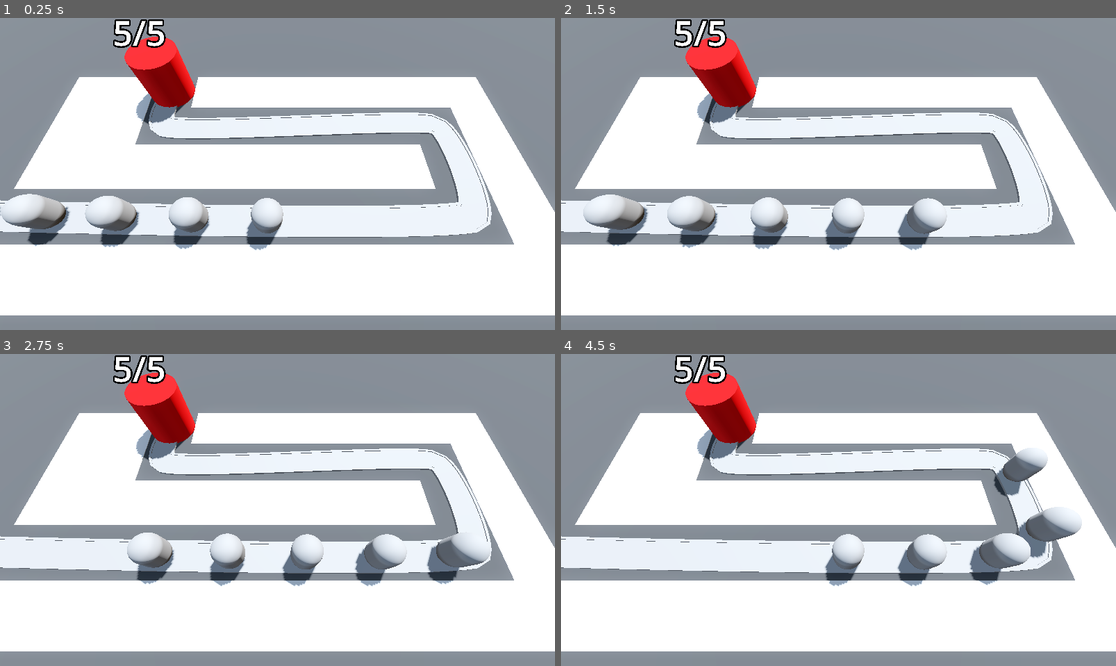
Above: before the commit, frames 1-4 (two rows, left to right).
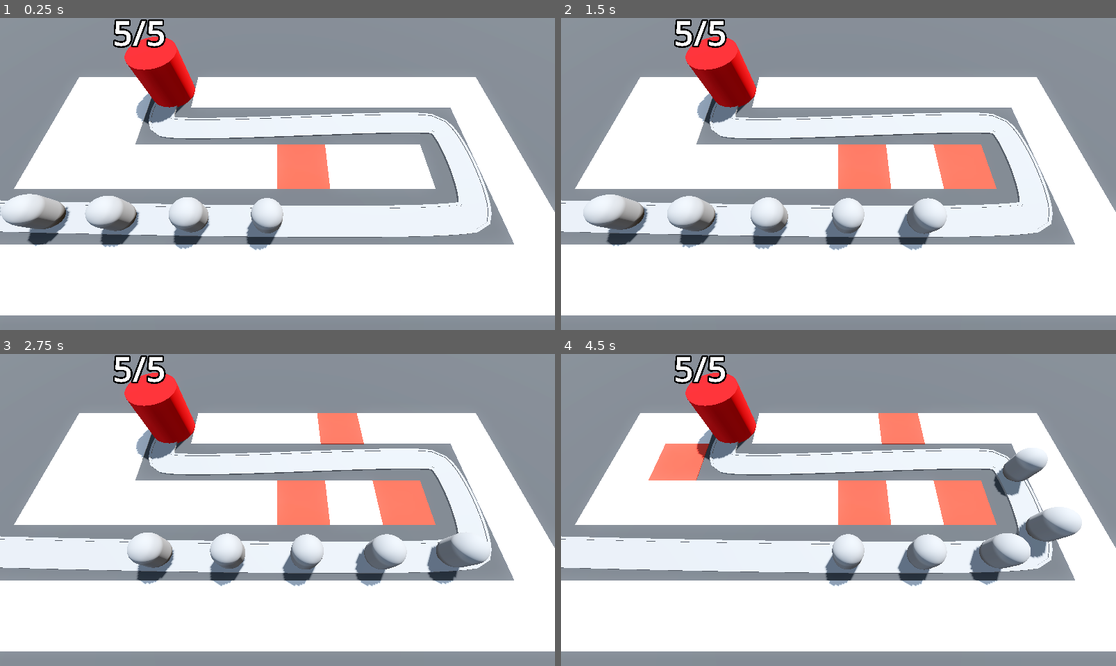
Above: after the commit, the same moments.

Repository: yubinex/barbarian-blaster
Game: Godot game, scene res://base_level.tscn
Same seed, same stepped clock (60 frames per second), same inputs: the game is played once before the commit and once after it.
Inputs (mouse positions are in pixels of both pictures, inside the frame that each line leads up to):
- Up to frame 1 (0.25 s): no input
- Up to frame 2 (1.5 s): move the mouse to (960, 158) at 0.52 s; move the mouse to (727, 189) at 1.27 s
- Up to frame 3 (2.75 s): move the mouse to (333, 441) at 2.02 s
- Up to frame 4 (4.5 s): move the mouse to (810, 572) at 2.77 s; move the mouse to (1005, 556) at 3.52 s; move the mouse to (672, 463) at 4.27 s

The runs differ from the first frame. In frame 1, 1.3% of the frame differs, in the area x 49-60%, y 40-55%; in frame 2, 2.6%; in frame 3, 3.3%; in frame 4, 4.3%, in the area x 15-79%, y 18-55%.

Commit message:
feat: Implement grid interaction on mouse hover
Enables the RayPickerCamera to interact with the GridMap based on the mouse's position.

- The camera's raycast continuously detects the grid cell under the mouse cursor.
- When the cursor hovers over a FREE_SPACE tile, it is automatically converted to a TURRET_SPACE.

Diff:
--- a/base_level.tscn
+++ b/base_level.tscn
@@ -42,8 +42,9 @@
 size = Vector3(100, 2, 100)
 material = SubResource("StandardMaterial3D_bo3yr")
 
-[node name="RayPickerCamera" parent="." instance=ExtResource("1_3o4py")]
+[node name="RayPickerCamera" parent="." node_paths=PackedStringArray("grid_map") instance=ExtResource("1_3o4py")]
 transform = Transform3D(1, 0, 0, 0, 0.422618, 0.906308, 0, -0.906308, 0.422618, 0, 14.5, 9.5)
+grid_map = NodePath("../GridMap")
 
 [node name="GridMap" type="GridMap" parent="."]
 mesh_library = ExtResource("1_bo3yr")
@@ -102,7 +103,7 @@
 transform = Transform3D(9.38923e-05, 0, -0.99999, 0, 1, 0, 0.99999, 0, 9.38923e-05, -21.8928, 0, 6.00543)
 
 [node name="Enemy2" parent="Path3D" instance=ExtResource("2_5vx1e")]
-transform = Transform3D(-0.0239826, 0, -0.999702, 0, 1, 0, 0.999702, 0, -0.0239826, -16.8945, 0, 6.13439)
+transform = Transform3D(-0.0239826, 0, -0.999701, 0, 1, 0, 0.999701, 0, -0.0239826, -16.8945, 0, 6.13439)
 progress = 5.0
 
 [node name="Enemy3" parent="Path3D" instance=ExtResource("2_5vx1e")]
--- a/ray_picker_camera/ray_picker_camera.gd
+++ b/ray_picker_camera/ray_picker_camera.gd
@@ -2,12 +2,28 @@
 
 
 @export var raycast_distance: float = 100.0
+@export var grid_map: GridMap
 
 @onready var ray_cast_3d: RayCast3D = $RayCast3D
+
+
+enum TileType {
+	FREE_SPACE = 0,
+	TURRET_SPACE = 1,
+}
 
 
 func _process(_delta: float) -> void:
 	var mouse_position: Vector2 = get_viewport().get_mouse_position()
 	ray_cast_3d.target_position = project_local_ray_normal(mouse_position) * raycast_distance
 	ray_cast_3d.force_raycast_update()
-	printt(ray_cast_3d.get_collider(), ray_cast_3d.get_collision_point())
+
+	if ray_cast_3d.is_colliding():
+		var collider = ray_cast_3d.get_collider()
+
+		if collider is GridMap:
+			var collision_point: Vector3 = ray_cast_3d.get_collision_point()
+			var cell_coordinates: Vector3i = grid_map.local_to_map(collision_point)
+
+			if grid_map.get_cell_item(cell_coordinates) == TileType.FREE_SPACE:
+				grid_map.set_cell_item(cell_coordinates, TileType.TURRET_SPACE)
